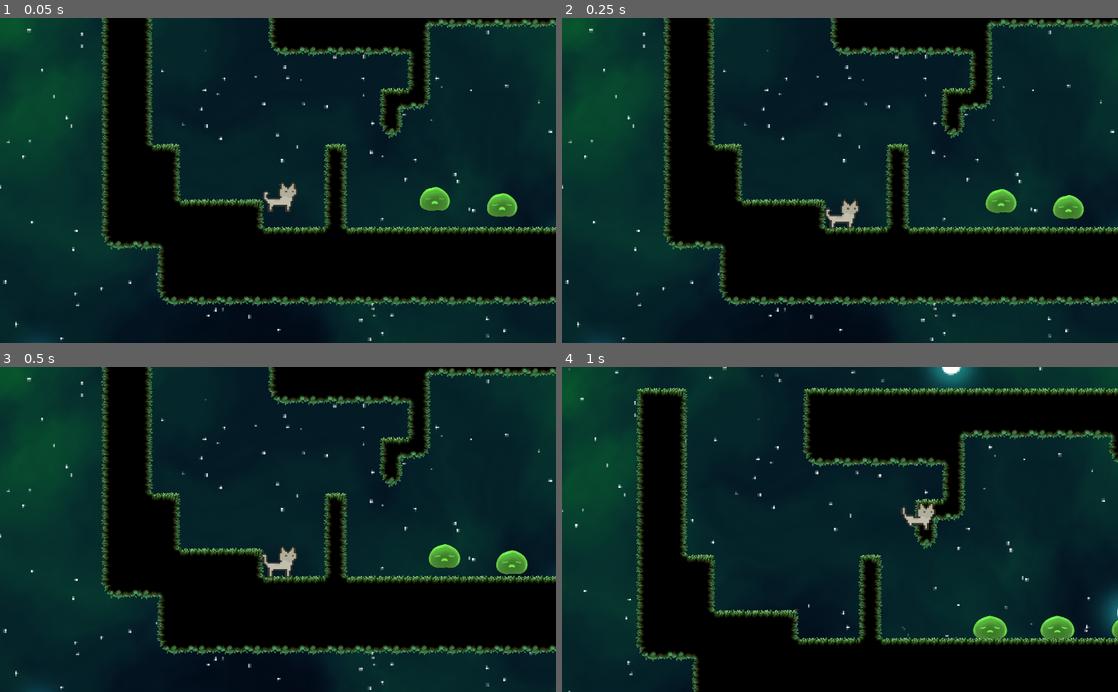
Above: before the commit, frames 1-4 (two rows, left to right).
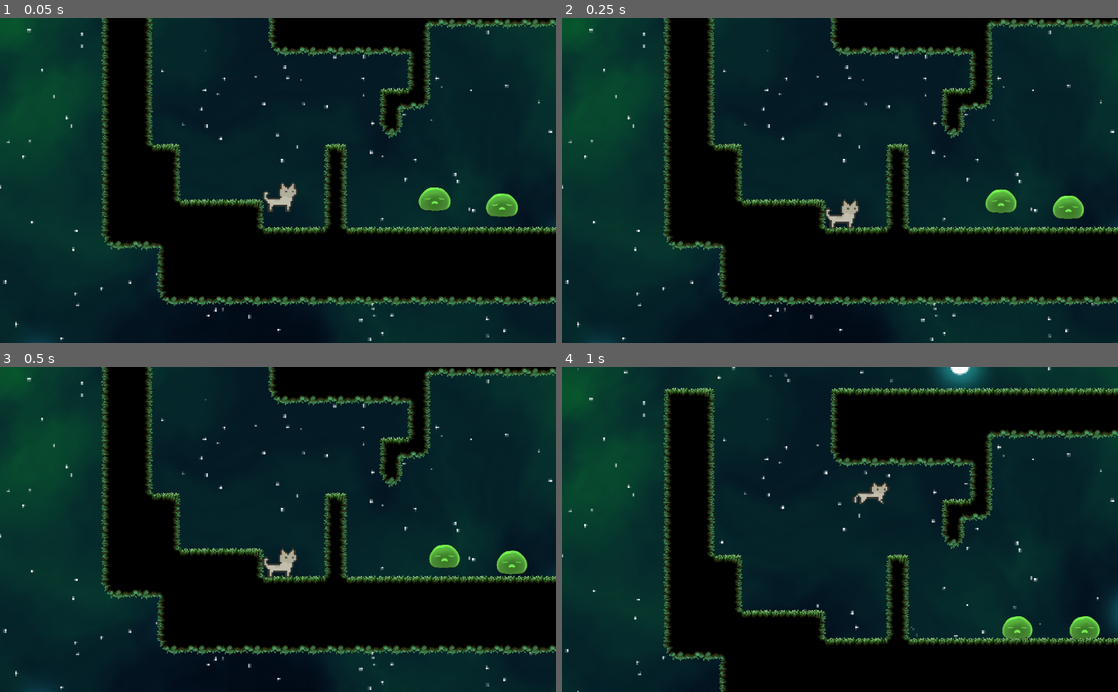
Above: after the commit, the same moments.

Repository: jalenu1/Final
Game: Godot game, scene res://Map.tscn
The game is run twice, just before and just after one commit, with the same random seed, the same clock (stepped at 60 frames per second) and the same inputs. The project has no main scene, so this scene is started directly.
Inputs (mouse positions are in pixels of both pictures, inside the frame that each line leads up to):
- Up to frame 1 (0.05 s): no input
- Up to frame 2 (0.25 s): no input
- Up to frame 3 (0.5 s): no input
- Up to frame 4 (1 s): move the mouse to (962, 513) at 0.52 s; hold Right (ui_right) from 0.53 s (still down); hold Space (jump) from 0.53 s (still down); click (962, 513) at 0.6 s

The runs differ from the first frame. In frame 1, 0.1% of the frame differs, in the area x 50-94%, y 51-62%; in frame 2, less than 0.1%; in frame 3, 0.2%; in frame 4, 20%, in the area x 0-100%, y 0-100%.

Commit message:
FIX MOVEMENT + FIX HEALTH BARS + DEATH + ATTACK

Diff:
--- a/Cat.gd
+++ b/Cat.gd
@@ -12,11 +12,13 @@
 export var acceleration : int = 1600
 export var jump_buffer_time : int = 25
 export var cayote_time : int = 25
+var is_attacking = false;
+
 
 export (float) var max_health = 100
 #onready var health = max_health setget _set_health
-onready var invulnerability_timer = $InvulnerabilityTimer
-onready var effects_animation = $EffectsAnimation
+#onready var invulnerability_timer = $InvulnerabilityTimer
+#onready var effects_animation = $EffectsAnimation
 
 var jump_buffer_counter : int = 0
 var cayote_counter : int = 0
@@ -37,25 +39,39 @@
 			velocity.y = 10240
 
 	#Movement
-	if Input.is_action_pressed("ui_right"):
+	if Input.is_action_pressed("ui_right") && is_attacking == false:
 		velocity.x += acceleration
 		$AnimatedSprite.play("Walk")
 		$AnimatedSprite.flip_h = false
-	elif Input.is_action_pressed("ui_left"):
+	elif Input.is_action_pressed("ui_left") && is_attacking == false:
 		velocity.x -= acceleration
 		$AnimatedSprite.play("Walk")
 		$AnimatedSprite.flip_h = true
 	else:
-		$AnimatedSprite.play("Idle")
-		velocity.x = lerp(velocity.x,0,0.2)
+		if is_attacking == false:
+			$AnimatedSprite.play("Idle")
+			velocity.x = lerp(velocity.x,0,0.2)
+
+
+
+
+	if Input.is_action_just_pressed("Attack"):
+		$AnimatedSprite.play("Attack")
+		is_attacking = true
+		$AnimatedSprite/CatAttack/CollisionShape2D.disabled = false;
+
+
+
 
 	if velocity.x > max_speed:
 		velocity.x = max_speed
 	elif velocity.x < -max_speed:
 		velocity.x = -max_speed
 
+
+
 	#Jump Delay
-	if Input.is_action_pressed("ui_select"):
+	if Input.is_action_pressed("jump"):
 		jump_buffer_counter = jump_buffer_time
 	if jump_buffer_counter > 0:
 		jump_buffer_counter -= 1
@@ -69,6 +85,12 @@
 		if velocity.y < 0:
 			velocity.y += 1200
 	velocity = move_and_slide(velocity, Vector2.UP)
+
+func _on_AnimatedSprite_animation_finished():
+	if $AnimatedSprite.animation == "Attack":
+		$AnimatedSprite/CatAttack/CollisionShape2D.disabled = true;
+		is_attacking = false
+
 
 #func damage(amount):
 #	if invulnerability_timer.is_stopped():
@@ -98,8 +120,8 @@
 
 
 
-func _on_InvulnerabilityTimer_timeout():
-	effects_animation.play("Idle")
+#func _on_InvulnerabilityTimer_timeout():
+#	effects_animation.play("Idle")
 
 
 func bounce():
--- a/Cat.tscn
+++ b/Cat.tscn
@@ -24,18 +24,6 @@
 atlas = ExtResource( 1 )
 region = Rect2( 96, 928, 32, 32 )
 
-[sub_resource type="AtlasTexture" id=50]
-atlas = ExtResource( 1 )
-region = Rect2( 0, 960, 32, 32 )
-
-[sub_resource type="AtlasTexture" id=51]
-atlas = ExtResource( 1 )
-region = Rect2( 32, 960, 32, 32 )
-
-[sub_resource type="AtlasTexture" id=52]
-atlas = ExtResource( 1 )
-region = Rect2( 64, 960, 32, 32 )
-
 [sub_resource type="AtlasTexture" id=53]
 atlas = ExtResource( 1 )
 region = Rect2( 96, 960, 32, 32 )
@@ -374,8 +362,8 @@
 
 [sub_resource type="SpriteFrames" id=45]
 animations = [ {
-"frames": [ SubResource( 46 ), SubResource( 47 ), SubResource( 48 ), SubResource( 49 ), SubResource( 50 ), SubResource( 51 ), SubResource( 52 ), SubResource( 53 ), SubResource( 54 ), SubResource( 55  …(118 unchanged characters)…
-"loop": true,
+"frames": [ SubResource( 46 ), SubResource( 47 ), SubResource( 48 ), SubResource( 49 ), SubResource( 53 ), SubResource( 54 ), SubResource( 55  …(118 unchanged characters)…
+"loop": false,
 "name": "Attack",
 "speed": 15.0
 }, {
@@ -392,7 +380,7 @@
 "frames": [ SubResource( 74 ), SubResource( 75 ), SubResource( 76 ), SubResource( 77 ), SubResource( 78 ), SubResource( …(198 unchanged characters)…
 "loop": true,
 "name": "Idle",
-"speed": 10.0
+"speed": 5.0
 }, {
 "frames": [ SubResource( 141 ), null ],
 "loop": true,
@@ -400,7 +388,7 @@
 "speed": 10.0
 }, {
 "frames": [ SubResource( 90 ), SubResource( 91 ), SubResource( 92 ), SubResource( 93 ), SubResource( 94 ), SubResource( 95 ), SubResource( 96 ), SubResource( 97 ) ],
-"loop": true,
+"loop": false,
 "name": "Jump",
 "speed": 10.0
 }, {
@@ -421,7 +409,10 @@
 } ]
 
 [sub_resource type="RectangleShape2D" id=144]
-extents = Vector2( 166.75, 269 )
+extents = Vector2( 88.875, 269 )
+
+[sub_resource type="Animation" id=145]
+resource_name = "Attack"
 
 [node name="Player" type="KinematicBody2D"]
 position = Vector2( -28, 37 )
@@ -438,17 +429,23 @@
 "_edit_group_": true
 }
 
-[node name="Sprite" type="Sprite" parent="."]
-texture = ExtResource( 1 )
-hframes = 8
-vframes = 38
-
 [node name="AnimatedSprite" type="AnimatedSprite" parent="."]
 scale = Vector2( 32, 32 )
 frames = SubResource( 45 )
 animation = "Attack"
-frame = 11
+frame = 12
 playing = true
+__meta__ = {
+"_edit_group_": true
+}
+
+[node name="CatAttack" type="Area2D" parent="AnimatedSprite"]
+scale = Vector2( 0.03125, 0.03125 )
+
+[node name="CollisionShape2D" type="CollisionShape2D" parent="AnimatedSprite/CatAttack"]
+position = Vector2( 412.125, 235 )
+shape = SubResource( 144 )
+disabled = true
 __meta__ = {
 "_edit_group_": true
 }
@@ -483,16 +480,17 @@
 margin_bottom = -254.0
 rect_scale = Vector2( 12, 12 )
 
-[node name="Cat Attack" type="Area2D" parent="."]
-
-[node name="CollisionShape2D" type="CollisionShape2D" parent="Cat Attack"]
-position = Vector2( 490, 235 )
-shape = SubResource( 144 )
-__meta__ = {
-"_edit_group_": true
-}
-
 [node name="Timer" type="Timer" parent="."]
 
+[node name="AnimationPlayer" type="AnimationPlayer" parent="."]
+anims/Attack = SubResource( 145 )
+
+[node name="Sprite" type="Sprite" parent="AnimationPlayer"]
+position = Vector2( -28, 37 )
+texture = ExtResource( 1 )
+hframes = 8
+vframes = 38
+
+[connection signal="animation_finished" from="AnimatedSprite" to="." method="_on_AnimatedSprite_animation_finished"]
 [connection signal="timeout" from="InvulnerabilityTimer" to="." method="_on_InvulnerabilityTimer_timeout"]
 [connection signal="timeout" from="Timer" to="." method="_on_Timer_timeout"]
--- a/EnemySlime.tscn
+++ b/EnemySlime.tscn
@@ -174,10 +174,10 @@
 resource_name = "Walk"
 
 [sub_resource type="RectangleShape2D" id=15]
-extents = Vector2( 107.778, 23.3333 )
+extents = Vector2( 155.111, 23.3333 )
 
 [sub_resource type="RectangleShape2D" id=47]
-extents = Vector2( 164.667, 34.2222 )
+extents = Vector2( 160, 34.2222 )
 
 [node name="Slime" type="KinematicBody2D"]
 position = Vector2( -79, -52 )
@@ -191,7 +191,7 @@
 scale = Vector2( 1.5, 1.5 )
 frames = SubResource( 8 )
 animation = "Slime"
-frame = 17
+frame = 8
 playing = true
 flip_h = true
 
@@ -215,7 +215,7 @@
 collision_layer = 16
 
 [node name="CollisionShape2D" type="CollisionShape2D" parent="TopCheck"]
-position = Vector2( 2, -108 )
+position = Vector2( 4.66666, -108 )
 scale = Vector2( 1.5, 2 )
 shape = SubResource( 15 )
 
@@ -224,7 +224,7 @@
 collision_layer = 16
 
 [node name="CollisionShape2D" type="CollisionShape2D" parent="SideCheck"]
-position = Vector2( 2.44443, 4.22222 )
+position = Vector2( 2.66666, 4.22222 )
 scale = Vector2( 1, 1.5 )
 shape = SubResource( 47 )
 
--- a/project.godot
+++ b/project.godot
@@ -69,6 +69,10 @@
 
 [input]
 
+ui_select={
+"deadzone": 0.5,
+"events": [  ]
+}
 ui_left={
 "deadzone": 0.5,
 "events": [ Object(InputEventKey,"resource_local_to_scene":false,"resource_name":"","device":0,"alt":false,"shift":false,"control":false,"meta":false,"command":false,"pressed":false,"scancode":16777231,"physical_scancode":0,"unicode":0,"echo":false,"script":null)
@@ -102,6 +106,11 @@
 "events": [ Object(InputEventKey,"resource_local_to_scene":false,"resource_name":"","device":0,"alt":false,"shift":false,"control":false,"meta":false,"command":false,"pressed":false,"scancode":0,"physical_scancode":32,"unicode":0,"echo":false,"script":null)
  ]
 }
+Attack={
+"deadzone": 0.5,
+"events": [ Object(InputEventMouseButton,"resource_local_to_scene":false,"resource_name":"","device":0,"alt":false,"shift":false,"control":false,"meta":false,"command":false,"button_mask":0,"position":Vector2( 0, 0 ),"global_position":Vector2( 0, 0 ),"factor":1.0,"button_index":1,"pressed":false,"doubleclick":false,"script":null)
+ ]
+}
 
 [layer_names]
 
Not shown: 1 places in Cat.tscn that only renumber resources
